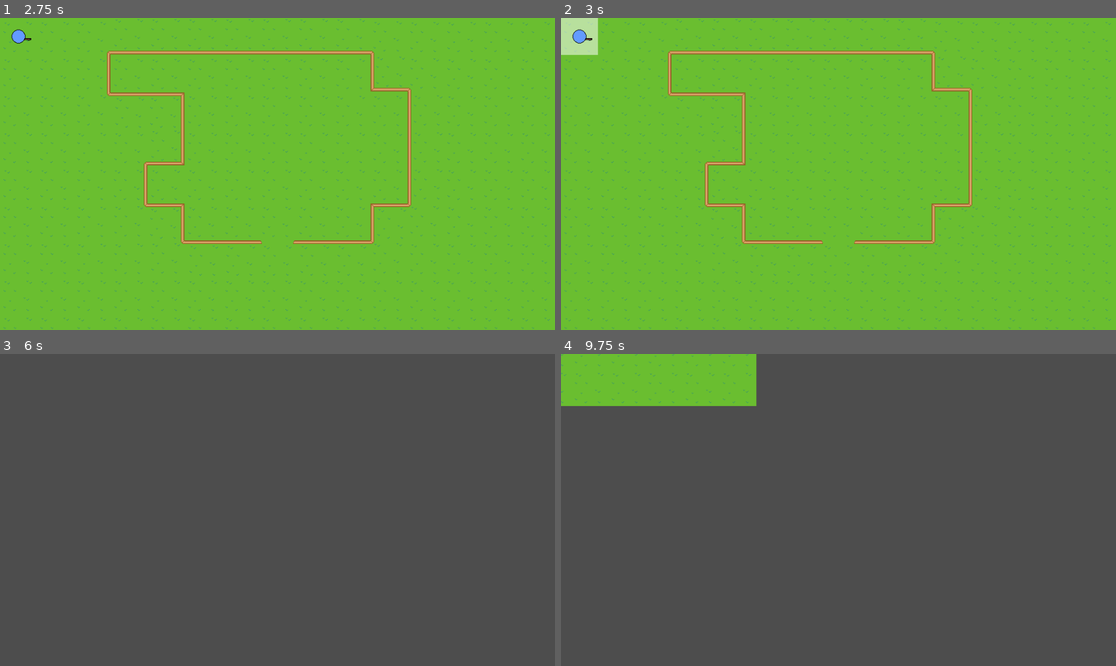
Above: before the commit, frames 1-4 (two rows, left to right).
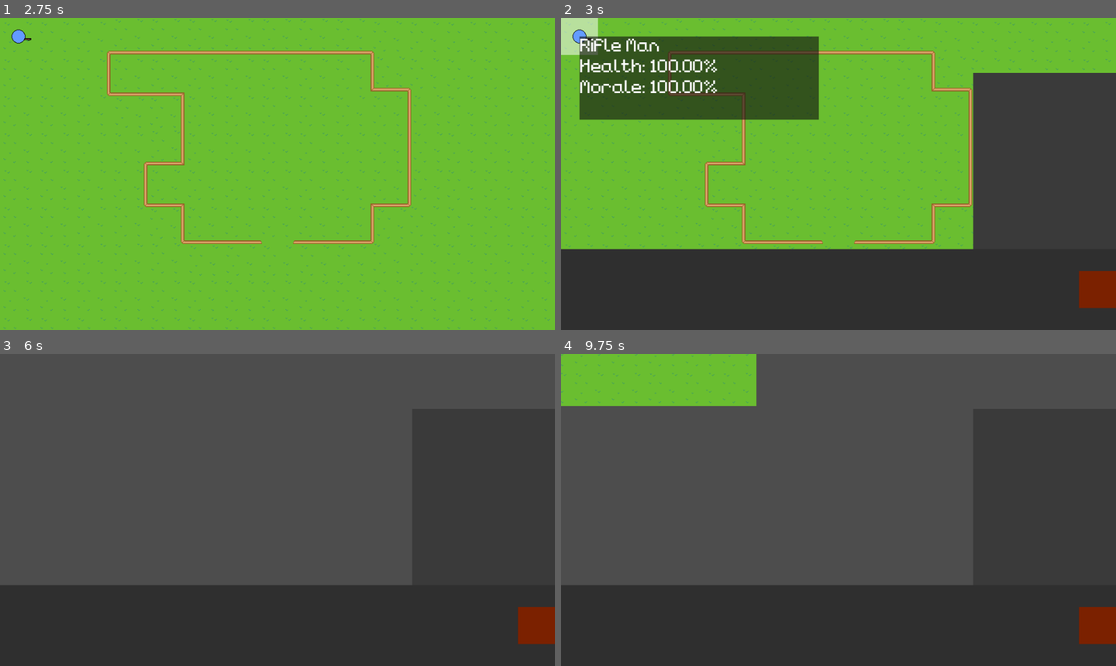
Above: after the commit, the same moments.

Repository: miudeptrai/Fiendly-Fier
Game: Godot game, scene res://scenes/main_menu.tscn
Two runs of this game, one before a commit and one after it. Both use one fixed random seed, a clock stepped at 60 frames per second and the inputs below.
Inputs (mouse positions are in pixels of both pictures, inside the frame that each line leads up to):
- Up to frame 1 (2.75 s): click "Missions" at 0.5 s; click "Raining Cats And Dogs" at 1.25 s; click "Hunting" at 2 s
- Up to frame 2 (3 s): click (577, 36) at 2.75 s
- Up to frame 3 (6 s): tap Enter at 3.5 s; move the mouse to (399, 494) at 3.52 s; hold D (move_right) 3.53-4.28 s; move the mouse to (166, 525) at 4.27 s; hold S (move_down) 4.28-5.03 s; move the mouse to (333, 441) at 5.02 s; hold D (move_right) 5.03-5.78 s; tap Space at 5.75 s; move the mouse to (249, 572) at 5.77 s; hold W (move_up) from 5.78 s (still down)
- Up to frame 4 (9.75 s): tap Enter at 6.5 s; move the mouse to (1005, 556) at 6.52 s; release W (move_up) at 6.53 s; hold A (move_left) 6.53-8.03 s; move the mouse to (672, 463) at 7.27 s; move the mouse to (866, 510) at 8.02 s; hold S (move_down) 8.03-8.78 s; move the mouse to (755, 432) at 8.77 s; hold D (move_right) 8.78-9.53 s; tap Space at 9.5 s; move the mouse to (960, 494) at 9.52 s; hold W (move_up) from 9.53 s (still down)

Frame 1 is identical in both runs. In frame 2, 52% of the frame differs, in the area x 0-100%, y 5-100%; in frame 3, 26%; in frame 4, 26%.

Commit message:
UI implemented

Diff:
--- a/asset/Stats/rifle-man-stats.tres
+++ b/asset/Stats/rifle-man-stats.tres
@@ -1,10 +1,7 @@
 [gd_resource type="Resource" script_class="Stats" format=3 uid="uid://cpf335jhk7bvt"]
 
-[ext_resource type="Script" uid="uid://ibcpvcosg08r" path="res://scripts/stats.gd" id="1_ev5f7"]
+[ext_resource type="Script" uid="uid://dqno1utuk7xo8" path="res://scripts/stats.gd" id="1_ev5f7"]
 [ext_resource type="Texture2D" uid="uid://dfrw71egdtutc" path="res://asset/Troops/WWI/rifle-man.png" id="2_1g66t"]
-[ext_resource type="Texture2D" uid="uid://c8tf3u31heigx" path="res://asset/Troops/WWI/cat-rifle-man.png" id="3_am4ku"]
-[ext_resource type="Texture2D" uid="uid://c3cuhk0idky3" path="res://asset/Troops/WWI/dog-rifle-man.png" id="4_56onf"]
-[ext_resource type="Texture2D" uid="uid://copnneknxdcc6" path="res://asset/Troops/WWI/neutral-rifle-man.png" id="5_41yu1"]
 
 [resource]
 resource_local_to_scene = true
@@ -17,10 +14,4 @@
 "Rifle Attack": 4
 })
 rotate_speed = 0.3
-textures = Dictionary[int, Texture2D]({
-0: ExtResource("2_1g66t"),
-1: ExtResource("3_am4ku"),
-2: ExtResource("4_56onf"),
-3: ExtResource("5_41yu1")
-})
-metadata/_custom_type_script = "uid://ibcpvcosg08r"
+texture = ExtResource("2_1g66t")
--- a/scenes/hunting_map.tscn
+++ b/scenes/hunting_map.tscn
@@ -427,12 +427,12 @@
 [node name="Hunting Map" type="Node2D" unique_id=1278216331]
 script = ExtResource("1_4vpe4")
 
-[node name="User Screen" parent="." unique_id=187955705 instance=ExtResource("2_4vpe4")]
-position = Vector2(480, 270)
-
 [node name="TileMap" type="TileMap" parent="." unique_id=2040426753]
 tile_set = SubResource("TileSet_wonop")
 format = 2
 layer_0/tile_data = PackedInt32Array(0, 65536, 1, 65536, 65536, 1, 131072, 65536, 1, 196608, 65536, 1, 262144, 65536, 1 …(2867 unchanged characters)…
 layer_1/name = "Layer1"
 layer_1/tile_data = PackedInt32Array(65539, 65536, 2, 65540, 65536, 2, 65541, 65536, 2, 131077, 65536, 2, 65542, 65536, …(468 unchanged characters)…
+
+[node name="User Screen" parent="." unique_id=187955705 instance=ExtResource("2_4vpe4")]
+position = Vector2(480, 270)
--- a/scenes/user_screen.tscn
+++ b/scenes/user_screen.tscn
@@ -1,6 +1,20 @@
 [gd_scene format=3 uid="uid://csmneuiah6ian"]
 
 [ext_resource type="Script" uid="uid://bg78k2vgweuwv" path="res://scripts/user_screen.gd" id="1_vdrwj"]
+[ext_resource type="Script" uid="uid://db56ncna7vq3h" path="res://scripts/label.gd" id="2_hi5p3"]
+[ext_resource type="FontFile" uid="uid://c1d5wpjv41l3a" path="res://asset/LowresPixel-Regular.otf" id="2_uc24h"]
+
+[sub_resource type="StyleBoxFlat" id="StyleBoxFlat_rgm07"]
+bg_color = Color(0.186459, 0.18645903, 0.18645892, 1)
+
+[sub_resource type="StyleBoxFlat" id="StyleBoxFlat_nxx57"]
+bg_color = Color(0.4831965, 0.12845594, 0, 1)
+
+[sub_resource type="StyleBoxFlat" id="StyleBoxFlat_jyk48"]
+bg_color = Color(0.22670761, 0.22670746, 0.22670746, 1)
+
+[sub_resource type="StyleBoxFlat" id="StyleBoxFlat_uc24h"]
+bg_color = Color(0.067982666, 0.06798276, 0.067982696, 0.61960787)
 
 [node name="User Screen" type="CharacterBody2D" unique_id=387316454]
 script = ExtResource("1_vdrwj")
@@ -8,9 +22,65 @@
 [node name="Camera2D" type="Camera2D" parent="." unique_id=558933083]
 
 [node name="Control" type="Control" parent="." unique_id=470936619]
+z_index = 10
 layout_mode = 3
 anchors_preset = 0
 offset_left = -480.0
 offset_top = -270.0
 offset_right = 480.0
 offset_bottom = 270.0
+
+[node name="LowerUI" type="Panel" parent="Control" unique_id=1254603187]
+visible = false
+custom_minimum_size = Vector2(960, 140)
+layout_mode = 1
+anchors_preset = 12
+anchor_top = 1.0
+anchor_right = 1.0
+anchor_bottom = 1.0
+grow_horizontal = 2
+grow_vertical = 0
+theme_override_styles/panel = SubResource("StyleBoxFlat_rgm07")
+
+[node name="HBoxContainer" type="HBoxContainer" parent="Control/LowerUI" unique_id=180973072]
+layout_mode = 1
+anchors_preset = 15
+anchor_right = 1.0
+anchor_bottom = 1.0
+grow_horizontal = 2
+grow_vertical = 2
+alignment = 2
+
+[node name="Button" type="Button" parent="Control/LowerUI/HBoxContainer" unique_id=1008039162]
+custom_minimum_size = Vector2(64, 64)
+layout_mode = 2
+size_flags_horizontal = 4
+size_flags_vertical = 4
+theme_override_styles/normal = SubResource("StyleBoxFlat_nxx57")
+
+[node name="StatsUI" type="Panel" parent="Control" unique_id=672096516]
+visible = false
+custom_minimum_size = Vector2(247, 305)
+layout_mode = 1
+anchors_preset = 6
+anchor_left = 1.0
+anchor_top = 0.5
+anchor_right = 1.0
+anchor_bottom = 0.5
+offset_left = -247.0
+offset_top = -175.0
+offset_bottom = 130.0
+grow_horizontal = 0
+grow_vertical = 2
+theme_override_styles/panel = SubResource("StyleBoxFlat_jyk48")
+
+[node name="Label" type="Label" parent="Control" unique_id=1920939335]
+visible = false
+layout_mode = 0
+offset_right = 414.0
+offset_bottom = 144.0
+theme_override_fonts/font = ExtResource("2_uc24h")
+theme_override_font_sizes/font_size = 32
+theme_override_styles/normal = SubResource("StyleBoxFlat_uc24h")
+text = "Hello World"
+script = ExtResource("2_hi5p3")
--- a/scripts/hunting_map.gd
+++ b/scripts/hunting_map.gd
@@ -49,6 +49,9 @@
 	connect_astar();
 	print("Connected astar successfully");
 
+	#Disable points
+	disable_all();
+
 func connect_astar() -> void:
 	for layer in range(layer_count):
 		var used_cells: Array[Vector2i] = tilemap.get_used_cells(layer);
@@ -90,5 +93,20 @@
 				if (astar.has_point(neighbour_id)):
 					astar.connect_points(id, neighbour_id);
 
+func disable_all() -> void:
+	for layer in range(layer_count):
+		var used_cells: Array[Vector2i] = tilemap.get_used_cells(layer);
+
+		for cell in used_cells:
+			var tile_data: TileData = tilemap.get_cell_tile_data(layer, cell);
+			if (tile_data == null): continue;
+
+			if (not tile_data.get_custom_data("walkable")): continue;
+
+			var pos: Vector3i = Vector3i(cell.x, cell.y, layer);
+			var id: int = get_id(pos);
+
+			astar.set_point_disabled(id, true);
+
 func get_id(pos: Vector3i) -> int:
 	return pos.x + pos.y * grid_width + pos.z * grid_width * grid_height;
--- /dev/null
+++ b/scripts/label.gd
@@ -0,0 +1,8 @@
+extends Label
+
+@onready var control: Control = $"..";
+
+
+func _process(delta: float) -> void:
+	var mouse_pos: Vector2 = control.get_local_mouse_position();
+	position = mouse_pos.clamp(Vector2.ZERO, control.size - size);
--- a/scripts/rifle_man.gd
+++ b/scripts/rifle_man.gd
@@ -16,6 +16,8 @@
 func setup(user: CharacterBody2D, pos: Vector3i) -> void:
 	user_screen = user;
 	button.pressed.connect(user_screen._on_troop_pressed.bind(self));
+	button.mouse_entered.connect(user_screen._on_troop_mouse_entered.bind(self));
+	button.mouse_exited.connect(user_screen._on_troop_mouse_exited);
 
 	stats.grid_pos = pos;
 
--- a/scripts/stats.gd
+++ b/scripts/stats.gd
@@ -33,6 +33,8 @@
 
 @export var recoil_offset: Dictionary[String, int] = {};
 @export var rotate_speed: float = 5.0;
+
+@export var texture: Texture2D;
 
 #@export var textures: Dictionary[Factions.FactionsType, Texture2D] = {};
 
@@ -89,6 +91,12 @@
 func calculate_morale_decrease(dmg: float) -> float:
 	if (health == 0): return dmg;
 	return dmg / health;
+
+func get_health_percentage() -> float:
+	return health / max_health * 100.0;
+
+func get_morale_percentage() -> float:
+	return morale / curr_max_morale * 100.0;
 
 func get_global_pos(tile_size: Vector2i) -> Vector2:
 	return Vector2i(grid_pos.x * tile_size.x, grid_pos.y * tile_size.y)\
--- a/scripts/user_screen.gd
+++ b/scripts/user_screen.gd
@@ -1,4 +1,8 @@
 extends CharacterBody2D
+
+@onready var label: Label = $Control/Label;
+@onready var lower_ui: Panel = $Control/LowerUI;
+@onready var stats_ui: Panel = $Control/StatsUI;
 
 @export var speed: float = 1000.0;
 
@@ -13,11 +17,35 @@
 	move_and_slide();
 
 func _on_troop_pressed(troop: Area2D) -> void:
-	if (troop == cur_selected_troop): return;
+	#UI
+	if (troop == cur_selected_troop):
+		if (lower_ui.visible):
+			lower_ui.hide();
+			stats_ui.hide();
+		else:
+			lower_ui.show();
+			stats_ui.show();
+		return;
+
+	lower_ui.show();
+	stats_ui.show();
+
 	cur_selected_troop = troop;
+
 	print("Loading move range");
 
 func _on_selected_troop_set(new_troop: Area2D) -> void:
 	if (new_troop != cur_selected_troop):
 		print("New selected troop");
 		cur_selected_troop = new_troop;
+
+func _on_troop_mouse_entered(troop: Area2D) -> void:
+	#Nametag
+	label.text = troop.stats.display_name + '\n';
+	label.text += "Health: %.2f%%" % troop.stats.get_health_percentage();
+	label.text += '\n';
+	label.text += "Morale: %.2f%%" % troop.stats.get_morale_percentage();
+	label.show();
+
+func _on_troop_mouse_exited() -> void:
+	label.hide();
Not shown, added: scripts/label.gd.uid
